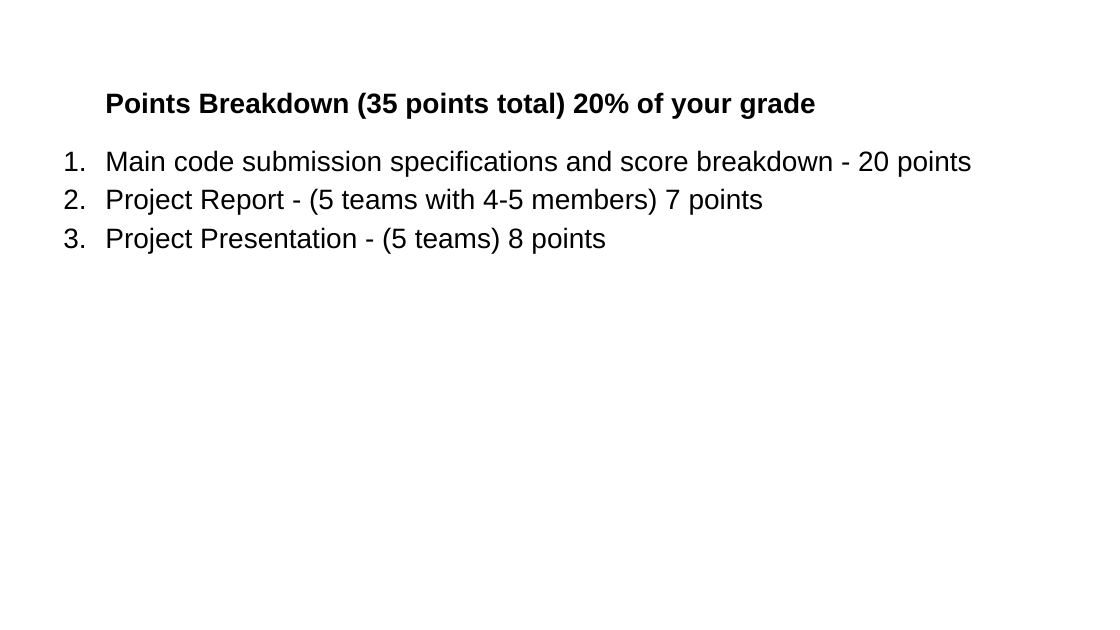
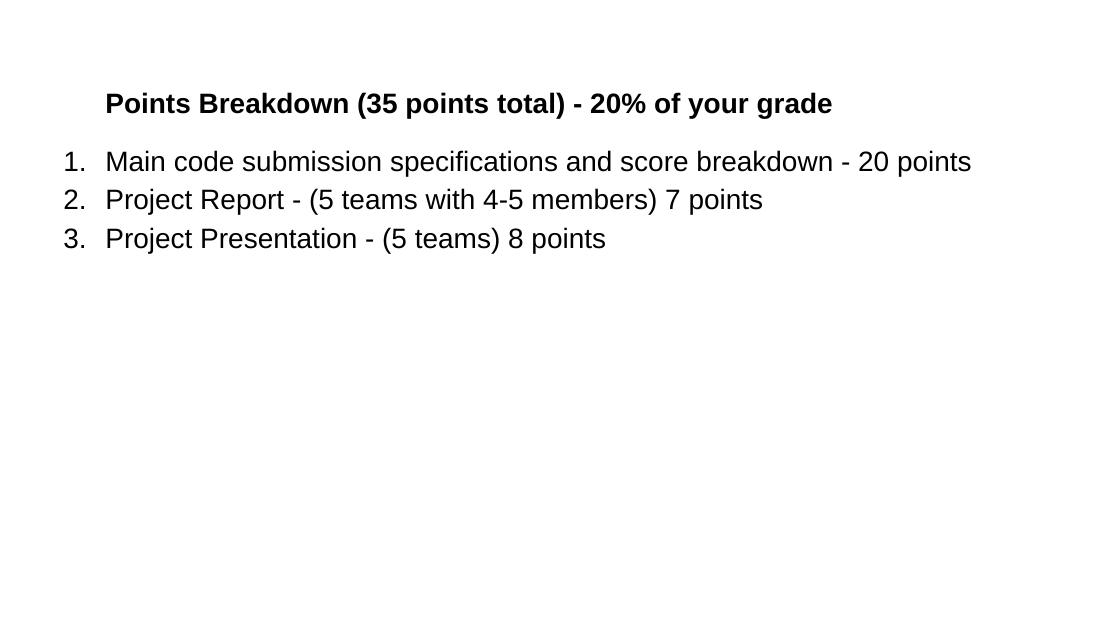
Before and after one commit to gk5951/RIT-DSCI-633-FDS, a slide deck: slide 2 of Syllabus/ProjectFiles/ProjectGradingRubric.pptx. Drawn at 1120x630 pixels with LibreOffice and Linux fonts; fonts in the diff are those of the drawing. Boxes give left, top, right and bottom in pixels: in the first picture for what was removed or moved away, otherwise in the second. Text is boxed around its words. In the diff, an @@ line names an element or a change of style, - is before the commit and + after.

```diff
--- a/Syllabus/ProjectFiles/ProjectGradingRubric.pptx
+++ b/Syllabus/ProjectFiles/ProjectGradingRubric.pptx
@@ text at [105,92,833,118]: text changed @@
-Points Breakdown (35 points total) 20% of your grade
+Points Breakdown (35 points total) - 20% of your grade
```
Also in this commit, not shown: 1 other slide changed, 7 other files.
